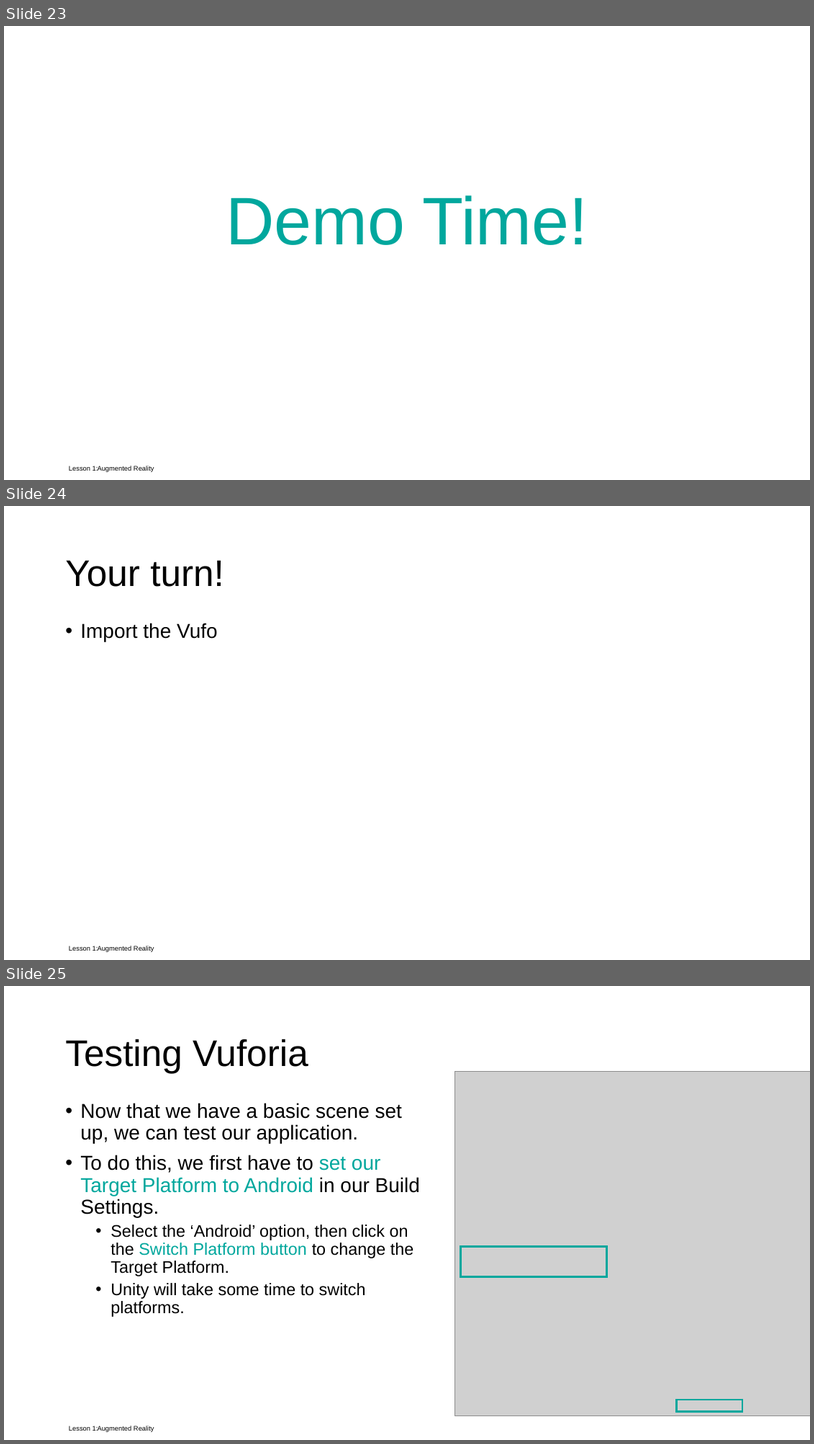
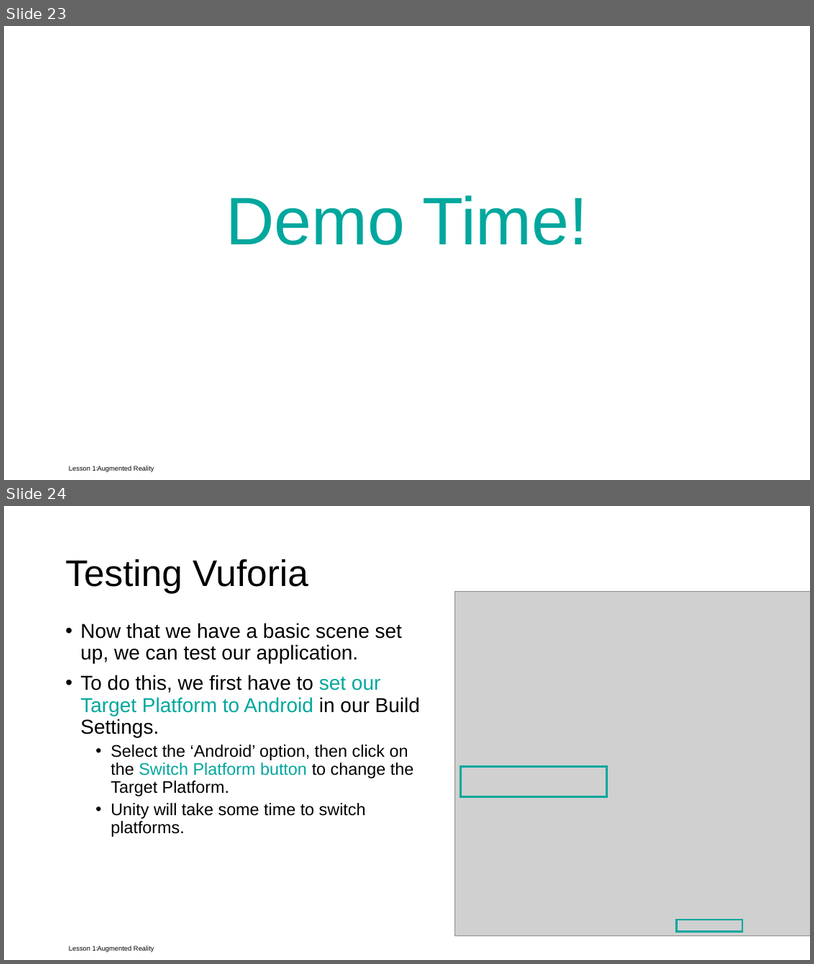
Before and after one commit to watchyourhead/IMYear2.2, a slide deck: Modules/ITD/Week 1/Slides/ITD_01_Augmented Reality.pptx. Shown one above the other, each under a label of ours: slides 23, 24 and 25 before the commit, slides 23 and 24 after it. The pictures are 814x1444 and 814x964 pixels, drawn with LibreOffice and Linux fonts; fonts in the diff are those of the drawing; grey boxes stand for pictures; background and template pictures are left out. Boxes give left, top, right and bottom in pixels: in the first picture for what was removed or moved away, otherwise in the second. Text is boxed around its words. In the diff, an @@ line names an element or a change of style, - is before the commit and + after.

```diff
--- a/Modules/ITD/Week 1/Slides/ITD_01_Augmented Reality.pptx
+++ b/Modules/ITD/Week 1/Slides/ITD_01_Augmented Reality.pptx
@@ slide 24 removed at [4,506,810,960], background #FFFFFF; not listed: 2 template elements that a slide beside it also shows @@
@@ title removed at [65,560,224,587] @@
-Your turn!
@@ text removed at [80,623,218,641] @@
-• Import the Vufo
@@ what was slide 25 is now slide 24 @@
```
